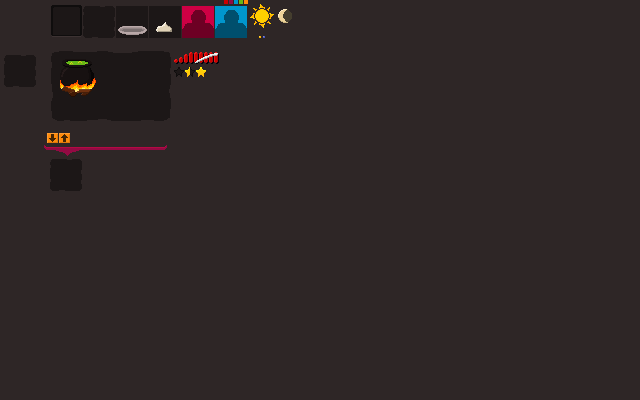
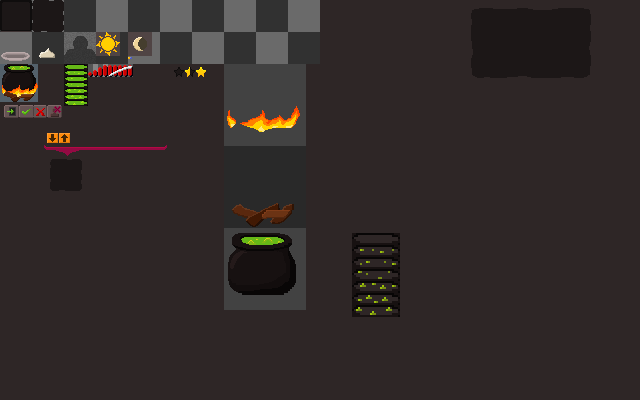
Revision of a layered 640×400 image; what changed, layer by layer:
"Layer #5": opacity 47% → 100%, blend darken → normal, moved it above "Pasted Layer #4", painted on it over left=7, top=10, right=247, bottom=117
removed layer "Pasted Layer #2" over left=118, top=6, right=247, bottom=38
painted on "Pasted Layer #4" over left=96, top=4, right=292, bottom=59
removed layer "Pasted Layer #3" over left=174, top=52, right=219, bottom=64
painted on "Layer #3" over left=88, top=65, right=133, bottom=77
added group "cauldron copy" with 3 layers above "cauldron" over left=227, top=106, right=400, bottom=317
added layer "Layer #8" in group "cauldron copy" over left=227, top=106, right=300, bottom=132
added layer "Layer #9" in group "cauldron copy" over left=232, top=203, right=294, bottom=227
added layer "Layer #10" (grain merge) in group "cauldron copy" over left=228, top=233, right=400, bottom=317
added group "cauldron" with 3 layers above "Background copy" over left=2, top=64, right=88, bottom=106
moved "Layer #4" into group "cauldron", painted on it over left=2, top=78, right=96, bottom=97
moved "Layer #2" into group "cauldron", painted on it over left=4, top=85, right=93, bottom=102
"Layer #1": blend normal → grain merge, moved it into group "cauldron", painted on it over left=2, top=59, right=94, bottom=106
moved "Background copy" above "Layer #7", painted on it over left=0, top=0, right=591, bottom=191
added layer "Layer #7" above "Layer" over left=4, top=105, right=62, bottom=118
painted on "Layer" over left=0, top=0, right=320, bottom=310
painted on "Background" over left=182, top=6, right=214, bottom=38
